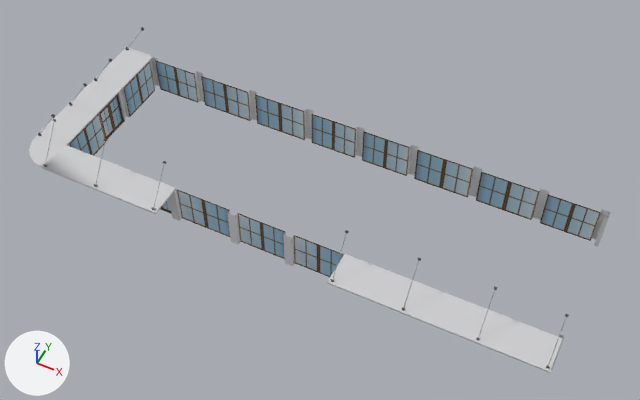
An edit to the FBX model Assets/fbxStorage/Buildings/Small5/BuildingSmall5_1.fbx, drawn before and after from the same camera.
Both versions are drawn from a 50 mm lens placed at (30.4, -62.4, 79.0), pointed at (0.3, -2.2, 3.7). Every picture has the same lights, and +X, +Y and +Z are marked at lower left. Vertices at the same position are counted once.

In view in the first picture: 'BuildingSmall5_1'.
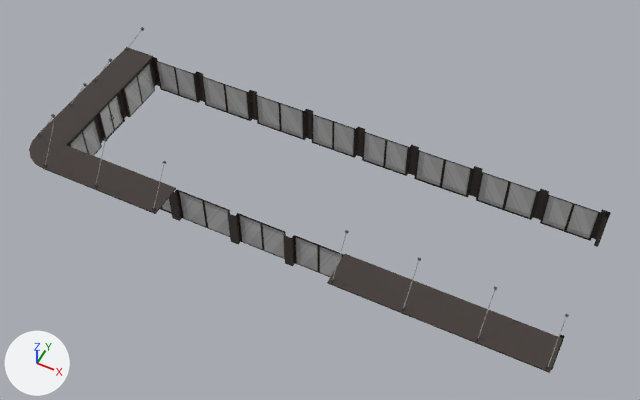
The change, as a list of edits to the scene's bpy script:
```text
Add img_windows2_tex_png:
    img_windows2_tex_png = load_image('Windows2_Tex.png', '../../../Textures/Windows2_Tex.png', 2048, 3665, 'sRGB')
Add img_door2_tex_png:
    img_door2_tex_png = load_image('Door2_Tex.png', '../../../Textures/Door2_Tex.png', 1040, 1211, 'sRGB')
Add mat_concrete1_mat_001:
    mat_concrete1_mat_001 = principled_material('Concrete1_Mat.001')
    mat_concrete1_mat_001.base_color = (0.0549, 0.0419, 0.0372)  # black #423a36
    mat_concrete1_mat_001.roughness = 0.0
Add mat_windows2_mat:
    mat_windows2_mat = principled_material('Windows2_Mat')
    mat_windows2_mat.texture = img_windows2_tex_png
Add mat_door1_mat:
    mat_door1_mat = principled_material('Door1_Mat')
    mat_door1_mat.texture = img_door2_tex_png
Change me_plane_036:
    used by ob_buildingsmall5_1; location = (0.0, 0.0, 0.0)
    verts and faces of me_plane_036; kept vertices keep their numbers, new ones are numbered from 618
    before: 153 (-29.8, -2.6, 5.0) at pixel (98, 113), 154 (-29.8, -2.6, 0.0) at pixel (106, 142), 592 (-34.0, -9.0, 5.0), 593 (-29.8, -9.0, 5.0) at pixel (66, 146), 595 (-29.8, 9.4, 5.0) at pixel (153, 57)
    before: 597 (-34.0, -9.0, 5.2) at pixel (37, 134), 598 (-29.8, -9.0, 5.2) at pixel (66, 145), 599 (-29.8, 9.4, 5.2) at pixel (153, 56), 601 (-14.5, -9.0, 5.0) at pixel (176, 189), 602 (-29.8, -13.2, 5.0) at pixel (44, 169)
    before: 603 (-29.8, -9.0, 5.0) at pixel (66, 146), 604 (-29.8, -13.2, 5.2) at pixel (43, 168), 606 (-14.5, -9.0, 5.2) at pixel (175, 187), 607 (-29.8, -9.0, 5.2) at pixel (66, 145), 608 (-34.0, -9.0, 5.0)
    before: 613 (-34.0, -9.0, 5.2) at pixel (37, 134)
    remove me_plane_036.from_pydata(...)  # 618 vertices, 331 faces; spans x -34.0..30.3, y -13.2..9.5, z 0.0..9.8
    add me_plane_036.from_pydata(...)  # 618 vertices, 325 faces; spans x -34.0..30.3, y -13.2..9.5, z 0.0..9.8
    me_plane_036 part 1
    add delete_faces([(592, 593, 598, 597), (593, 595, 599, 598), (601, 603, 607, 606), (602, 604, 607, 603), (603, 608, 613, 607)])
    add verts[153] = (-29.8, -3.5, 5.0)  # moved, pixel (94, 117)
    add verts[154] = (-29.8, -3.5, 0.0)  # moved, pixel (101, 147)
    me_plane_036 part 2: 84 faces spanning x -34.0..30.3, y -13.2..9.5, z 0.0..5.2 switch from mat_a_location (picture img_a_location_tex_jpg) to mat_concrete1_mat_001 (black #423a36)
    me_plane_036 part 3: 16 faces spanning x -29.8..29.3, y -9.0..9.0, z 0.0..5.0 switch from mat_a_location (picture img_a_location_tex_jpg) to mat_windows2_mat (picture img_windows2_tex_png)
    me_plane_036 part 4: 5 faces spanning x -30.0..22.3, y -9.0..1.6, z 0.0..5.0 switch from mat_a_location (picture img_a_location_tex_jpg) to mat_door1_mat (picture img_door2_tex_png)
```

Pixel boxes (x1, y1, x2, y2) of what changed, in the pictures (640 x 400 px):
part 1 of me_plane_036, cut back: before (67, 57, 154, 156); after (69, 118, 102, 156)
part 2 of me_plane_036, recoloured: (29, 47, 611, 373) in both
part 3 of me_plane_036, recoloured: (124, 60, 601, 277) in both
part 4 of me_plane_036, recoloured: (99, 94, 172, 214) in both
